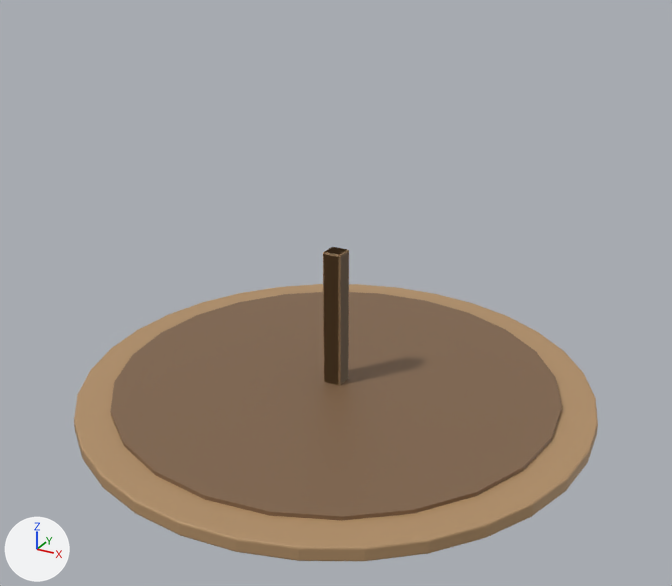
What one commit did to the glTF model public/models/authoring/furniture-dining-table.glb.
The view is the same before and after, from a 50 mm lens placed at (0.931, -1.693, 1.094), pointed at (-0.008, 0.015, 0.24). The axes (+X, +Y, +Z) are drawn at lower left. The lights are the same throughout. The picture after the commit comes second. Where no turn or scale is listed for an object, it has been applied to the vertices. Vertices at exactly the same position are counted once.

Script lines for the objects in view, before the commit:
```python
ob_apron = bpy.data.objects.new('Apron', me_apron_001)
ob_apron.location = (0.0, 0.0, 0.0)
ob_leg_0 = bpy.data.objects.new('Leg_0', me_leg_0_002)
ob_leg_0.location = (0.0, 0.0, 0.0)
ob_leg_1 = bpy.data.objects.new('Leg_1', me_leg_1_002)
ob_leg_1.location = (0.0, 0.0, 0.0)
ob_leg_2 = bpy.data.objects.new('Leg_2', me_leg_2_002)
ob_leg_2.location = (0.0, 0.0, 0.0)
ob_leg_3 = bpy.data.objects.new('Leg_3', me_leg_3_002)
ob_leg_3.location = (0.0, 0.0, 0.0)
ob_top_001 = bpy.data.objects.new('Top.001', me_top_004)
ob_top_001.location = (0.0, 0.0, 0.0)
```
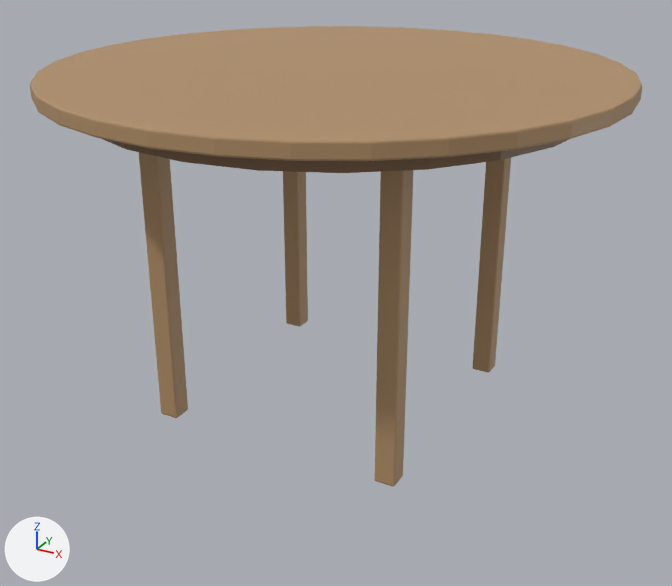
The edits, one by one:
me_apron_001 is used by ob_apron; location (0.0, 0.0, 0.0).
me_apron_001 had 48 vertices, 92 faces and spanned x -0.52..0.52, y -0.52..0.52, z -0.025..0.025.
me_apron_001 now has 48 vertices, 92 faces and spans x -0.52..0.52, y -0.52..0.52, z 0.68..0.73.
me_apron_001 part 1: the whole mesh is moved by (0.0, 0.0, 0.705).
me_leg_0_002 is used by ob_leg_0; location (0.0, 0.0, 0.0).
me_leg_0_002 had 56 vertices, 108 faces and spanned x -0.023..0.023, y -0.023..0.023, z -0.35..0.35.
me_leg_0_002 now has 56 vertices, 108 faces and spans x 0.246..0.291, y 0.246..0.291, z 0.0..0.7.
me_leg_0_002 part 2: the whole mesh is moved by (0.269, 0.269, 0.35).
me_leg_1_002 is used by ob_leg_1; location (0.0, 0.0, 0.0).
me_leg_1_002 had 56 vertices, 108 faces and spanned x -0.023..0.023, y -0.023..0.023, z -0.35..0.35.
me_leg_1_002 now has 56 vertices, 108 faces and spans x -0.291..-0.246, y 0.246..0.291, z 0.0..0.7.
me_leg_1_002 part 3: the whole mesh is moved by (-0.269, 0.269, 0.35).
me_leg_2_002 is used by ob_leg_2; location (0.0, 0.0, 0.0).
me_leg_2_002 had 56 vertices, 108 faces and spanned x -0.023..0.023, y -0.023..0.023, z -0.35..0.35.
me_leg_2_002 now has 56 vertices, 108 faces and spans x -0.291..-0.246, y -0.291..-0.246, z 0.0..0.7.
me_leg_2_002 part 4: the whole mesh is moved by (-0.269, -0.269, 0.35).
me_leg_3_002 is used by ob_leg_3; location (0.0, 0.0, 0.0).
me_leg_3_002 had 56 vertices, 108 faces and spanned x -0.023..0.023, y -0.023..0.023, z -0.35..0.35.
me_leg_3_002 now has 56 vertices, 108 faces and spans x 0.246..0.291, y -0.291..-0.246, z 0.0..0.7.
me_leg_3_002 part 5: the whole mesh is moved by (0.269, -0.269, 0.35).
me_top_004 is used by ob_top_001; location (0.0, 0.0, 0.0).
me_top_004 had 192 vertices, 380 faces and spanned x -0.6..0.6, y -0.6..0.6, z -0.016..0.016.
me_top_004 now has 192 vertices, 380 faces and spans x -0.6..0.6, y -0.6..0.6, z 0.72..0.752.
me_top_004 part 6: the whole mesh is moved by (0.0, 0.0, 0.736).

Changed parts and their boxes (x1, y1, x2, y2) in the pictures (672 x 586 px):
'Top.001', moved
    before: (74, 284, 598, 561)
    after: (30, 26, 642, 161)
'Apron', moved
    before: (110, 292, 562, 520)
    after: (103, 139, 569, 173)
'Leg_2', moved
    before: (323, 247, 349, 386)
    after: (139, 152, 188, 418)
'Leg_3', moved (not visible before)
    after: (375, 170, 413, 486)
'Leg_0', moved (not visible before)
    after: (473, 158, 511, 372)
'Leg_1', moved (not visible before)
    after: (283, 171, 308, 327)
